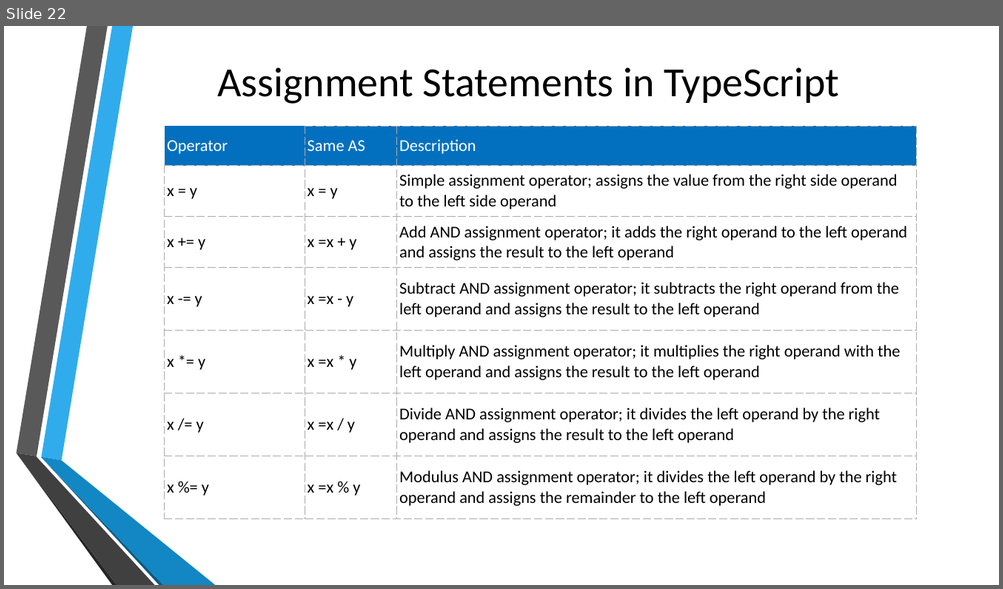
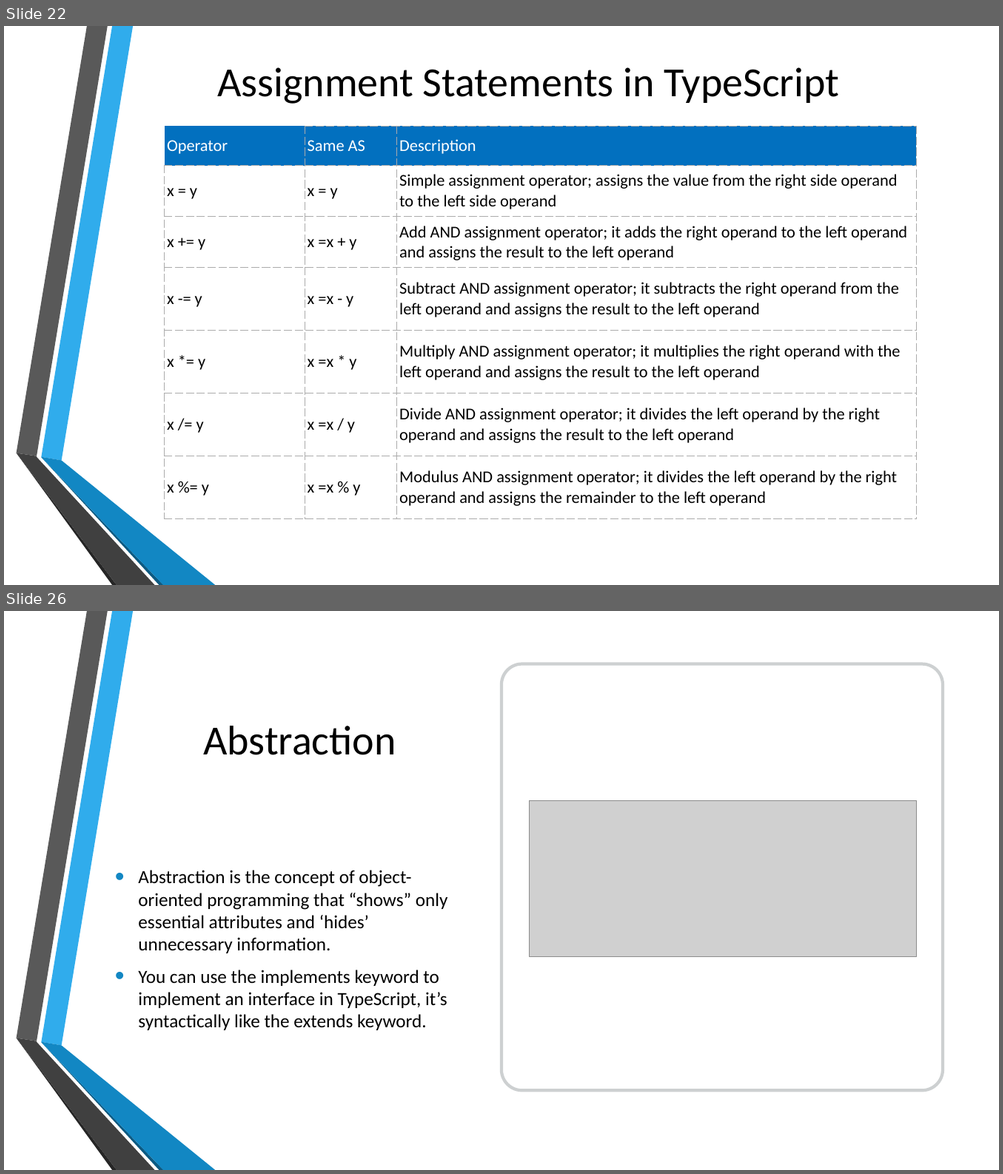
Before and after one commit to kalyank12/SoftwareParadigms, a slide deck: PPT/Group02-Component1.pptx. Shown one above the other, each under a label of ours: slide 22 before the commit, slides 22 and 26 after it; the slides between them are not shown. The pictures are 1003x589 and 1003x1174 pixels, drawn with LibreOffice and Linux fonts; fonts in the diff are those of the drawing; grey boxes stand for pictures; background and template pictures are left out. Boxes give left, top, right and bottom in pixels: in the first picture for what was removed or moved away, otherwise in the second. Text is boxed around its words. In the diff, an @@ line names an element or a change of style, - is before the commit and + after.

```diff
--- a/PPT/Group02-Component1.pptx
+++ b/PPT/Group02-Component1.pptx
@@ slide 26 added at box(4, 611, 999, 1170), background picture (left out) @@
@@ rounded rectangle added at box(502, 664, 942, 1091), fill #FFFFFF, outline #979D9F 3 pt @@
@@ title added at box(203, 726, 395, 755), 40 pt, text #000000 @@
+Abstraction
@@ picture added at box(529, 801, 916, 957) @@
@@ text added at box(138, 870, 448, 1031), 18 pt, text #000000 @@
+• Abstraction is the concept of object-oriented programming that “shows” only essential attributes and ‘hides’ unnecessary information.
+• You can use the implements keyword to implement an interface in TypeScript, it’s syntactically like the extends keyword.
@@ group added at box(16, 611, 215, 1170): 6 freeform shapes @@
```
Also in this commit, not shown: 7 other slides added.
